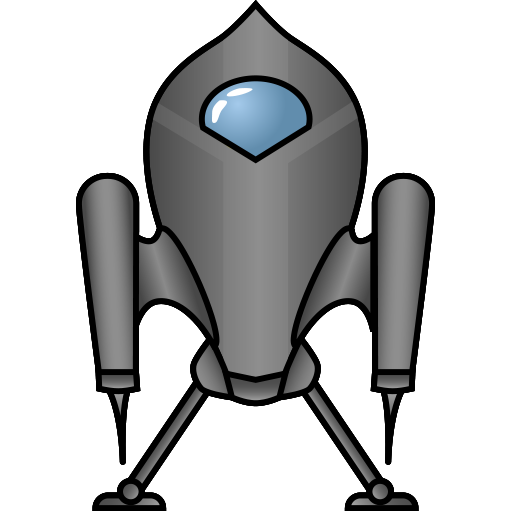
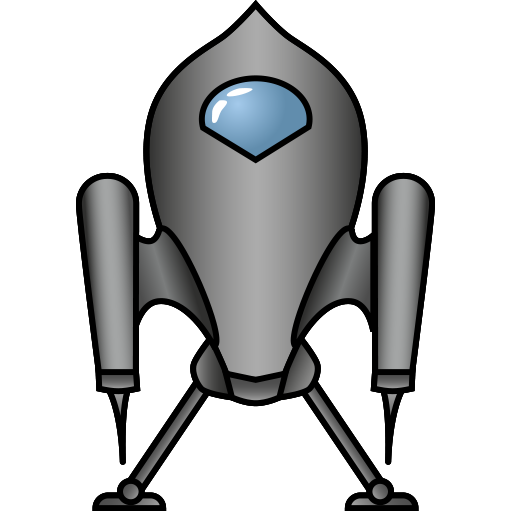
Layered file, before and after one edit (512x512). Changes by layer:
hid "Taboo" over bbox(76, 0, 435, 511)
painted on "Taboo Base" over bbox(81, 9, 430, 394)
